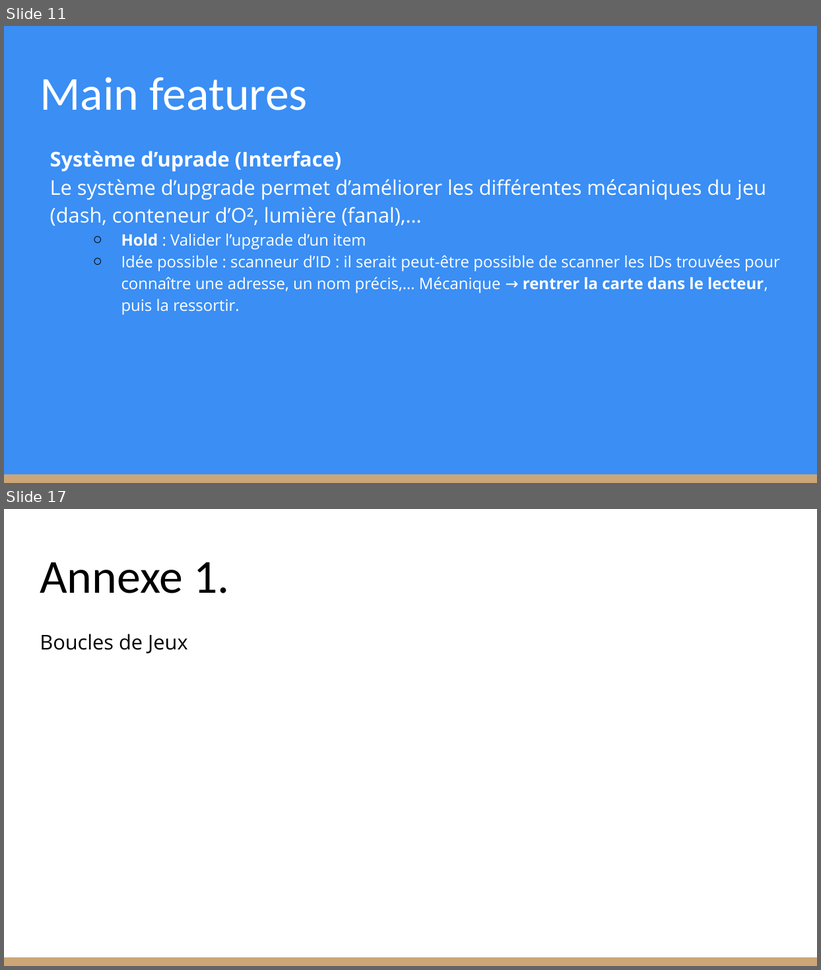
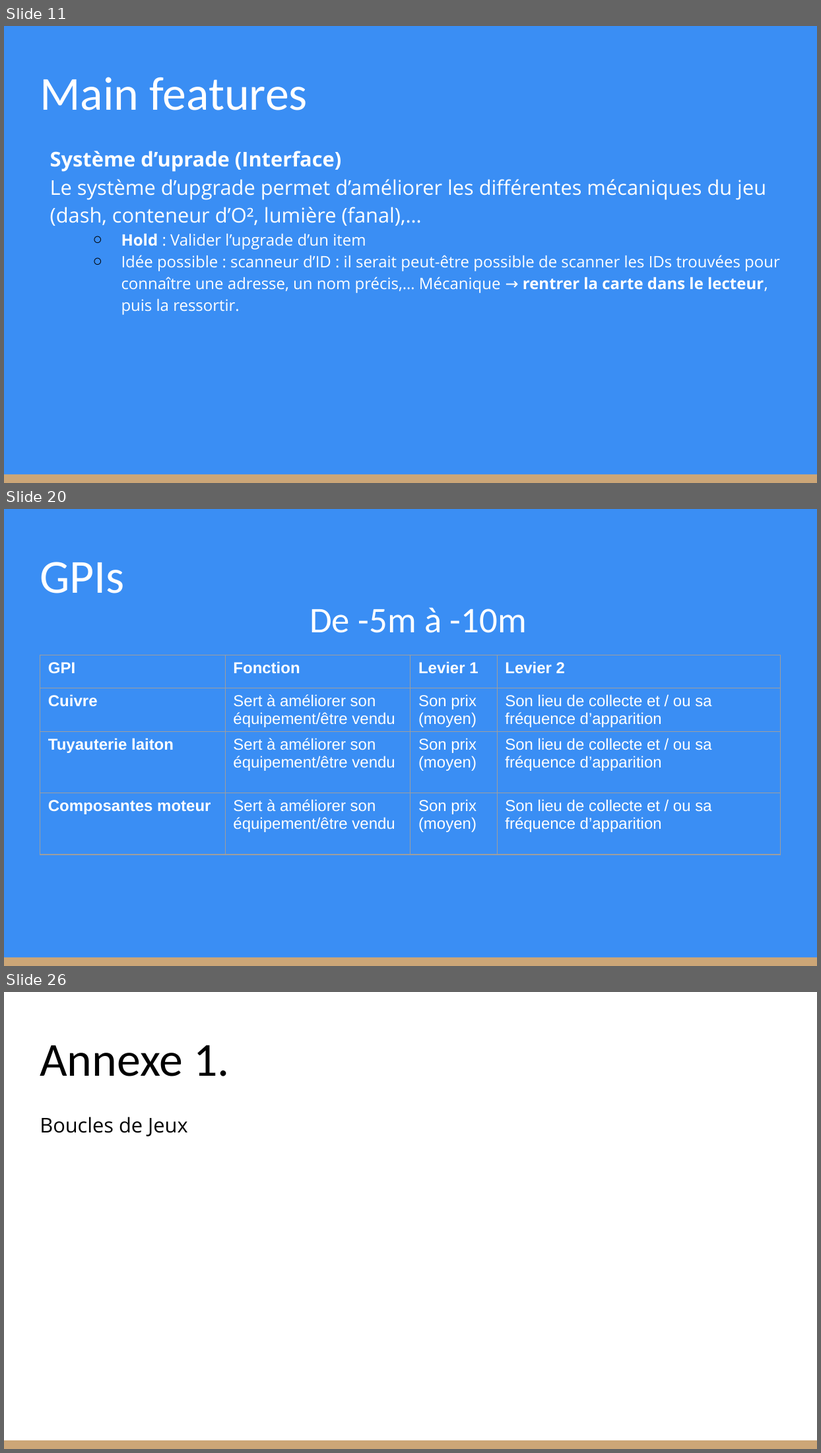
Before and after one commit to KevinBachelierBart/TPGeneraux, a slide deck: Bachelier_Kevin_SintaZaranie.pptx. Shown one above the other, each under a label of ours: slides 11 and 17 before the commit, slides 11, 20 and 26 after it; the slides between them are not shown. The pictures are 821x970 and 821x1453 pixels, drawn with LibreOffice and Linux fonts; fonts in the diff are those of the drawing. Boxes give left, top, right and bottom in pixels: in the first picture for what was removed or moved away, otherwise in the second. Text is boxed around its words. In the diff, an @@ line names an element or a change of style, - is before the commit and + after.

```diff
--- a/Bachelier_Kevin_SintaZaranie.pptx
+++ b/Bachelier_Kevin_SintaZaranie.pptx
@@ slide 20 added at box(4, 509, 817, 966), background #3A8EF4; not listed: 1 template element that a slide beside it also shows @@
@@ title added at box(40, 562, 125, 593), 42 pt, text #FFFFFF @@
+GPIs
@@ text added at box(310, 607, 527, 633), 32 pt, text #FFFFFF @@
+De -5m à -10m
@@ table added at box(40, 656, 781, 864), 4 rows, 4 columns @@
+GPI | Fonction | Levier 1 | Levier 2
+Cuivre | Sert à améliorer son équipement/être vendu | Son prix / (moyen) | Son lieu de collecte et / ou sa fréquence d’apparition
+Tuyauterie laiton | Sert à améliorer son équipement/être vendu | Son prix / (moyen) | Son lieu de collecte et / ou sa fréquence d’apparition
+Composantes moteur | Sert à améliorer son équipement/être vendu | Son prix / (moyen) | Son lieu de collecte et / ou sa fréquence d’apparition
@@ what was slide 17 is now slide 26 @@
```
Also in this commit, not shown: 3 slides changed, 10 other slides added, 2 slides removed.
